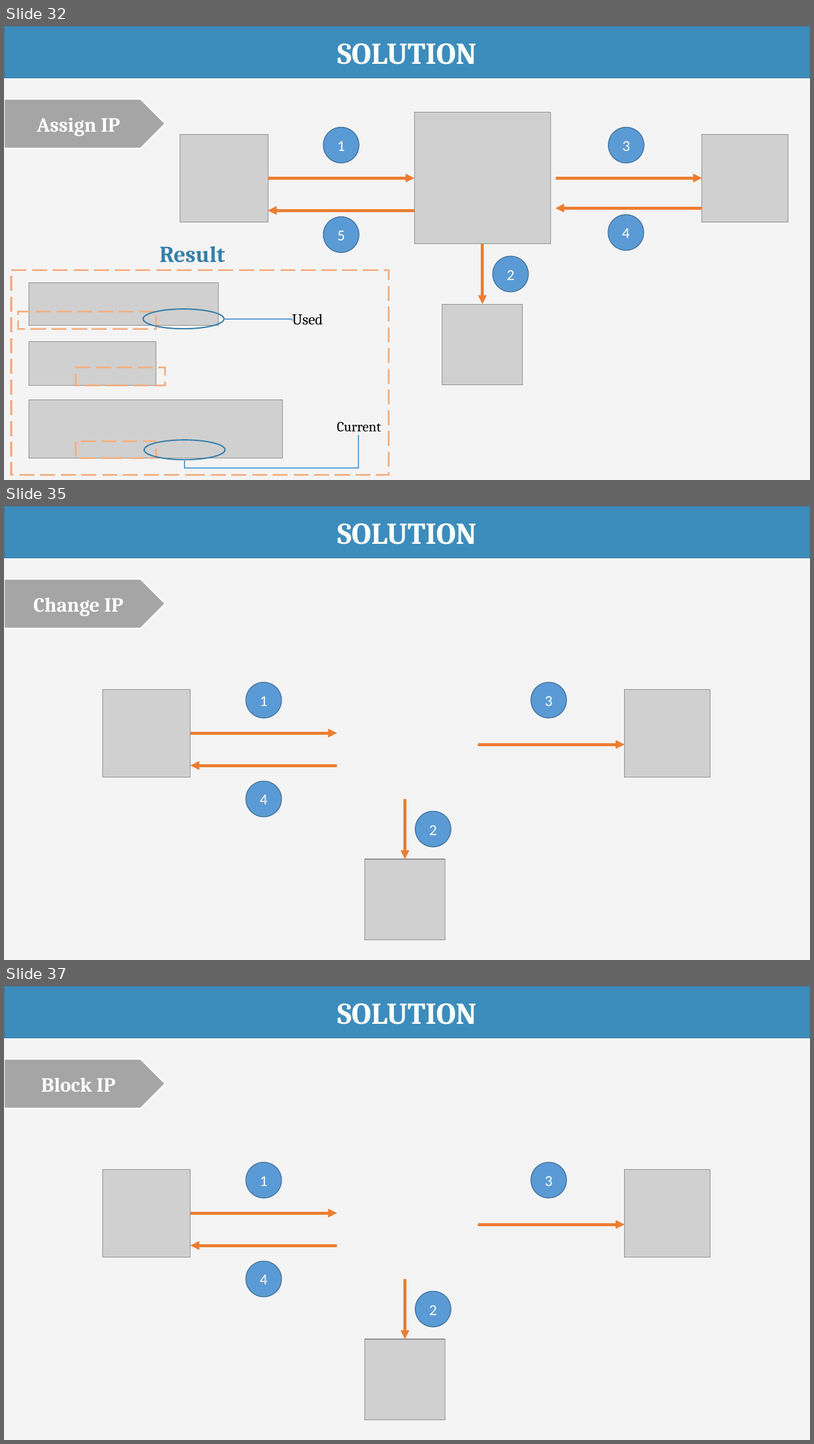
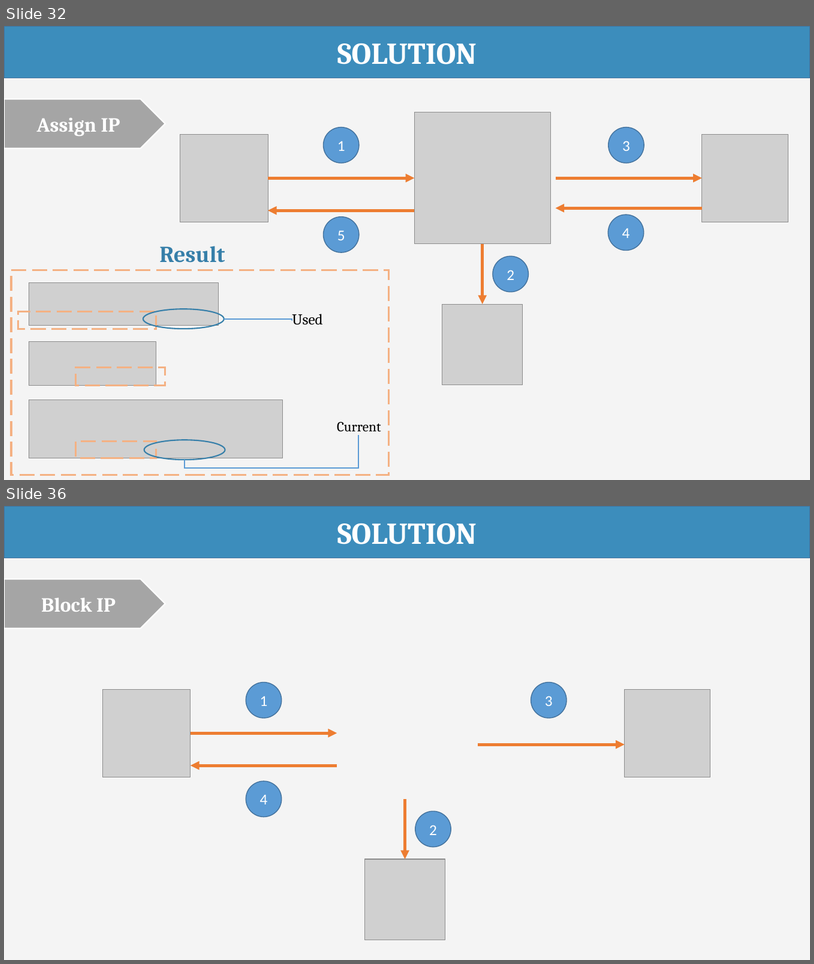
Before and after one commit to haltt051093/IMS-datacenter, a slide deck: Document/Presentation/IMS_20160408_Presentation.pptx. Shown one above the other, each under a label of ours: slides 32, 35 and 37 before the commit, slides 32 and 36 after it; the slides between them are not shown. The pictures are 814x1444 and 814x964 pixels, drawn with LibreOffice and Linux fonts; fonts in the diff are those of the drawing; grey boxes stand for pictures. Boxes give left, top, right and bottom in pixels: in the first picture for what was removed or moved away, otherwise in the second. Text is boxed around its words. In the diff, an @@ line names an element or a change of style, - is before the commit and + after.

```diff
--- a/Document/Presentation/IMS_20160408_Presentation.pptx
+++ b/Document/Presentation/IMS_20160408_Presentation.pptx
@@ slide 35 removed at (x1=4, y1=506, x2=810, y2=960), background #F4F4F4 @@
@@ rectangle removed at (x1=4, y1=506, x2=810, y2=558) @@
-SOLUTION
@@ pentagon arrow removed at (x1=4, y1=579, x2=165, y2=629) @@
-Change IP
@@ ellipse removed at (x1=246, y1=682, x2=282, y2=718) @@
-1
@@ ellipse removed at (x1=531, y1=682, x2=567, y2=718) @@
-3
@@ picture removed at (x1=102, y1=690, x2=191, y2=777) @@
@@ picture removed at (x1=624, y1=690, x2=711, y2=777) @@
@@ arrow removed from (191, 733) to (338, 733) @@
@@ arrow removed from (478, 744) to (624, 744) @@
@@ arrow removed from (338, 766) to (191, 766) @@
@@ ellipse removed at (x1=246, y1=781, x2=282, y2=817) @@
-4
@@ arrow removed from (405, 799) to (405, 859) @@
@@ ellipse removed at (x1=416, y1=811, x2=451, y2=847) @@
-2
@@ picture removed at (x1=365, y1=859, x2=446, y2=939) @@
@@ what was slide 37 is now slide 36 @@
```
Also in this commit, not shown: 4 slides changed.
